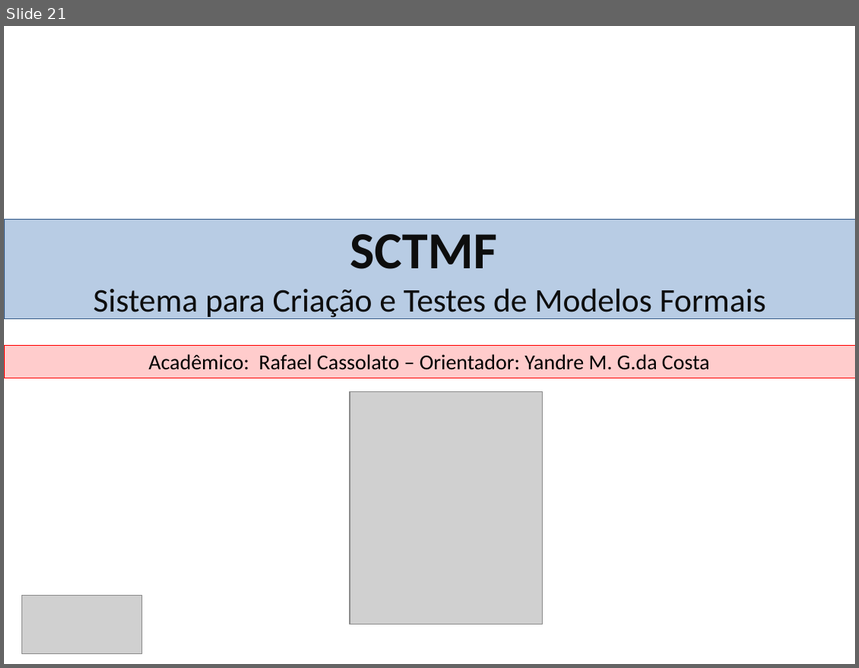
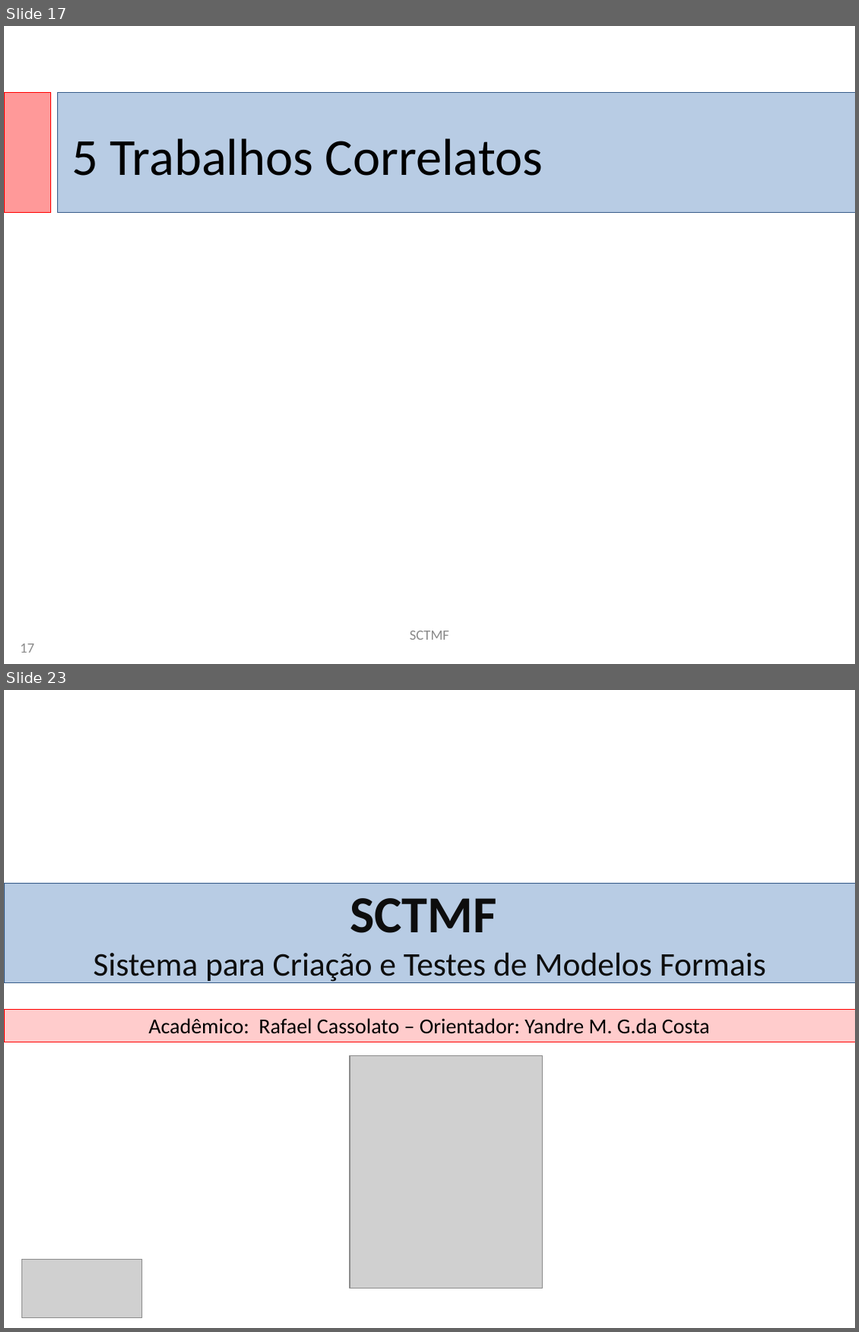
Before and after one commit to eduardoabreubg/sctmf, a slide deck: sctmf/documentation/SCTMF-Final_20071201.ppt. Shown one above the other, each under a label of ours: slide 21 before the commit, slides 17 and 23 after it; the slides between them are not shown. The pictures are 859x668 and 859x1332 pixels, drawn with LibreOffice and Linux fonts; fonts in the diff are those of the drawing; grey boxes stand for pictures; background and template pictures are left out. Boxes give left, top, right and bottom in pixels: in the first picture for what was removed or moved away, otherwise in the second. Text is boxed around its words. In the diff, an @@ line names an element or a change of style, - is before the commit and + after.

```diff
--- a/sctmf/documentation/SCTMF-Final_20071201.ppt
+++ b/sctmf/documentation/SCTMF-Final_20071201.ppt
@@ slide 17 added at <box>4,26,855,664</box>, background picture (left out) @@
@@ rectangle added at <box>4,92,51,212</box>, fill #FF0000 at 40% opacity, outline #FF0000 0.26 pt @@
@@ rectangle added at <box>58,92,855,212</box>, fill #4F81BD at 40% opacity, outline #385D8A 0.26 pt @@
@@ text added at <box>72,138,543,176</box>, 44 pt, text #000000 @@
+5 Trabalhos Correlatos
@@ text added at <box>410,631,449,640</box>, 12 pt, text #898989 @@
+SCTMF
@@ text added at <box>20,644,34,653</box>, 12 pt, text #898989 @@
+17
@@ what was slide 21 is now slide 23 @@
```
Also in this commit, not shown: 19 slides changed, 1 other slide added.
